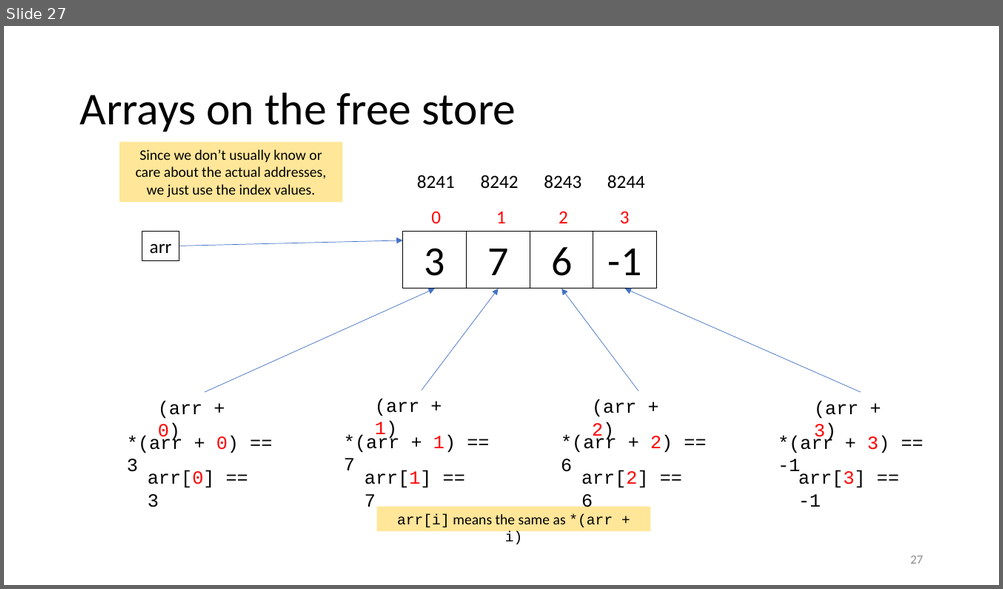
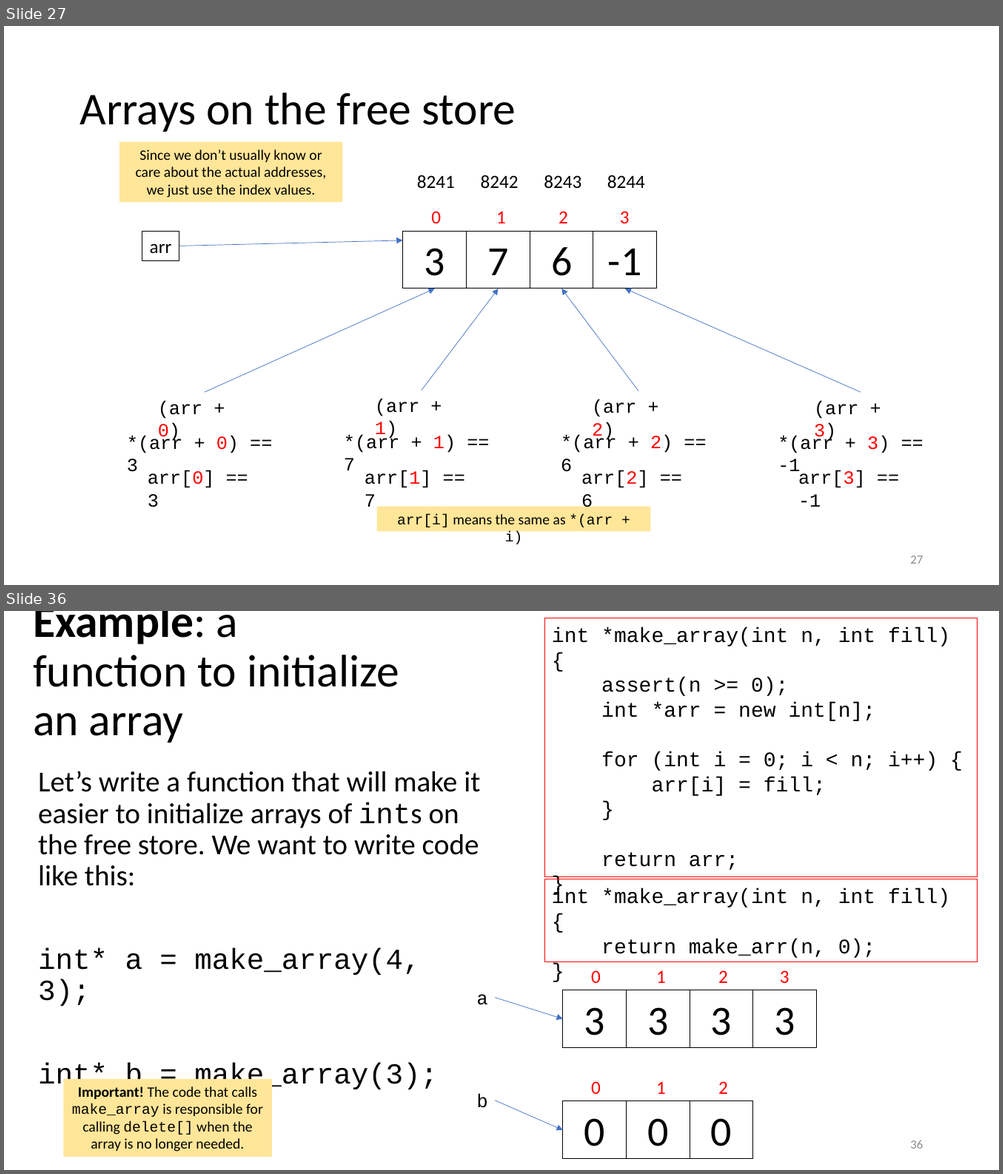
Before and after one commit to tjd1234/cmpt135spring2024, a slide deck: sample_code/week3/week3_cmpt135.pptx. Shown one above the other, each under a label of ours: slide 27 before the commit, slides 27 and 36 after it; the slides between them are not shown. The pictures are 1003x589 and 1003x1174 pixels, drawn with LibreOffice and Linux fonts; fonts in the diff are those of the drawing. Boxes give left, top, right and bottom in pixels: in the first picture for what was removed or moved away, otherwise in the second. Text is boxed around its words. In the diff, an @@ line names an element or a change of style, - is before the commit and + after.

```diff
--- a/sample_code/week3/week3_cmpt135.pptx
+++ b/sample_code/week3/week3_cmpt135.pptx
@@ slide 36 added at (x1=4, y1=611, x2=999, y2=1170), background #FFFFFF @@
@@ title added at (x1=33, y1=611, x2=399, y2=743), 44 pt, text #000000 @@
+Example: a function to initialize an array
@@ rectangle added at (x1=544, y1=618, x2=977, y2=877), outline #FF0000 0.75 pt, 20 pt, text #000000 @@
+int *make_array(int n, int fill) {
+assert(n >= 0);
+int *arr = new int[n];
+for (int i = 0; i < n; i++) {
+arr[i] = fill;
+}
+return arr;
+}
@@ text added at (x1=38, y1=771, x2=480, y2=1092), 28 pt, text #000000 @@
+Let’s write a function that will make it easier to initialize arrays of ints on the free store. We want to write code like this:
+int* a = make_array(4, 3);
+int* b = make_array(3);
@@ rectangle added at (x1=544, y1=880, x2=977, y2=963), outline #FF0000 0.75 pt, 20 pt, text #000000 @@
+int *make_array(int n, int fill) {
+return make_arr(n, 0);
+}
@@ group added at (x1=563, y1=971, x2=817, y2=1048): 4 rectangles, 4 texts @@
+3
+3
+3
+3
+0
+1
+2
+3
@@ text added at (x1=477, y1=994, x2=488, y2=1005), 18 pt, text #000000 @@
+a
@@ arrow added from (495, 997) to (563, 1019), #4472C4 0.5 pt @@
@@ rectangle added at (x1=64, y1=1079, x2=272, y2=1157), fill #FFE699, 14 pt, text #000000 @@
+Important! The code that calls make_array is responsible for calling delete[] when the array is no longer needed.
@@ text added at (x1=477, y1=1094, x2=488, y2=1108), 18 pt, text #000000 @@
+b
@@ group added at (x1=563, y1=1082, x2=753, y2=1159): 3 rectangles, 3 texts @@
+0
+0
+0
+0
+1
+2
@@ arrow added from (495, 1101) to (563, 1130), #4472C4 0.5 pt @@
@@ page number added at (x1=910, y1=1141, x2=922, y2=1149), 12 pt, text #8C8C8C @@
+36
```
Also in this commit, not shown: 20 slides changed, 4 other slides added, 1 other file.
